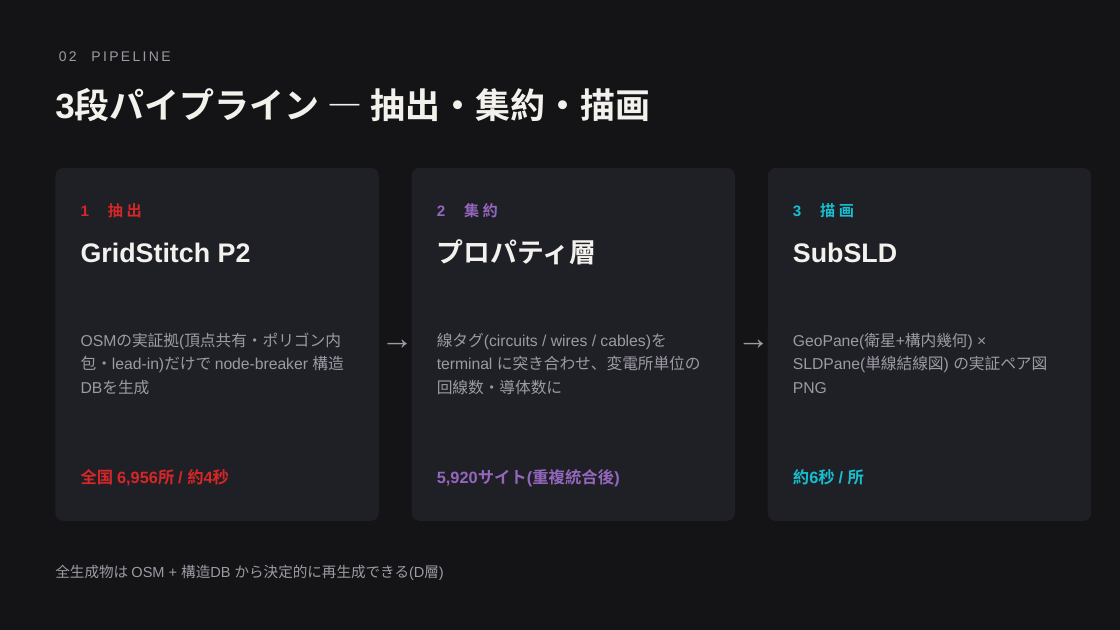
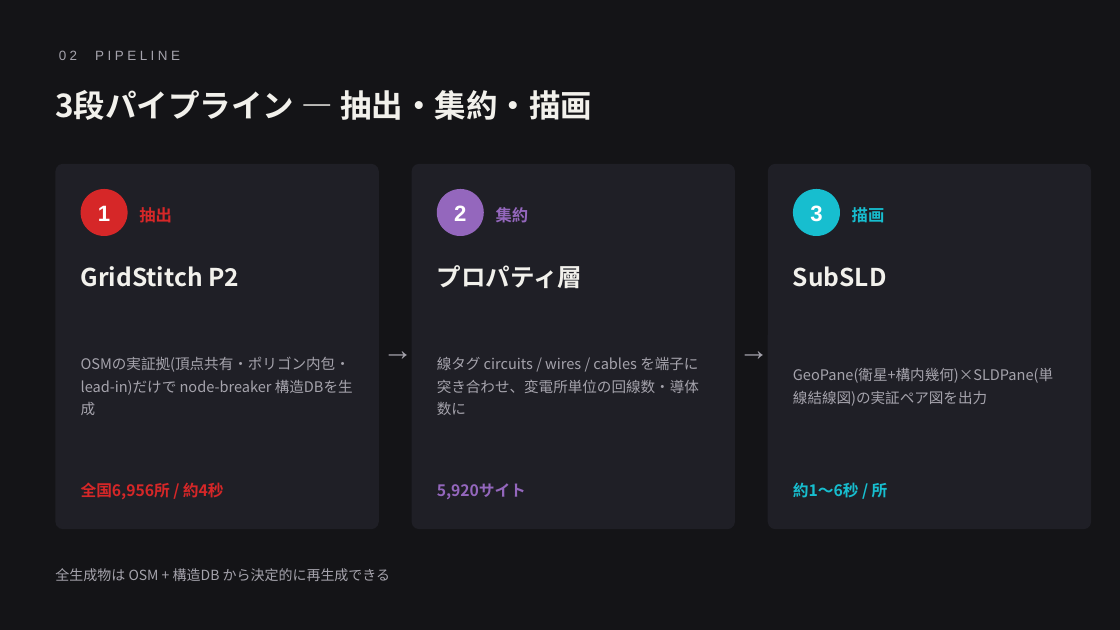
Before and after one commit to lutelute/All-Japan-Grid, a slide deck: slide 4 of docs/slides/subsld/SubSLD法_実証ペア図法.pptx. Drawn at 1120x630 pixels with LibreOffice and Linux fonts; fonts in the diff are those of the drawing. Boxes give left, top, right and bottom in pixels: in the first picture for what was removed or moved away, otherwise in the second. Text is boxed around its words. In the diff, an @@ line names an element or a change of style, - is before the commit and + after.

```diff
--- a/docs/slides/subsld/SubSLD法_実証ペア図法.pptx
+++ b/docs/slides/subsld/SubSLD法_実証ペア図法.pptx
@@ text "02 PIPELINE" at bbox=[59, 50, 180, 60]: size 12 to 11.5 pt, text colour #9C9AA3 to #A5A3AC, letter spacing 2 to 3 pt @@
@@ text "3段パイプライン — 抽出・集約・描画" at bbox=[55, 90, 592, 120]: size 30 to 27 pt, font Arial to Noto Sans CJK JP @@
@@ rounded rectangle: place and size @@
-rounded rectangle at bbox=[55, 168, 379, 521]
+rounded rectangle at bbox=[55, 164, 379, 529]
@@ rounded rectangle: place and size @@
-rounded rectangle at bbox=[412, 168, 735, 521]
+rounded rectangle at bbox=[412, 164, 735, 529]
@@ rounded rectangle: place and size @@
-rounded rectangle at bbox=[768, 168, 1091, 521]
+rounded rectangle at bbox=[768, 164, 1091, 529]
@@ ellipse added at bbox=[81, 189, 128, 236], fill #D62728 @@
@@ text added at bbox=[98, 205, 110, 221], 19 pt, text #FFFFFF, bold @@
+1
@@ text at bbox=[139, 207, 172, 223]: text changed; size 13 to 14 pt; font Arial to Noto Sans CJK JP @@
-1 抽出
+抽出
@@ ellipse added at bbox=[437, 189, 484, 236], fill #9467BD @@
@@ text added at bbox=[454, 205, 466, 221], 19 pt, text #FFFFFF, bold @@
+2
@@ text at bbox=[496, 207, 529, 223]: text changed; size 13 to 14 pt; font Arial to Noto Sans CJK JP @@
-2 集約
+集約
@@ ellipse added at bbox=[793, 189, 840, 236], fill #17BECF @@
@@ text added at bbox=[810, 205, 822, 222], 19 pt, text #FFFFFF, bold @@
+3
@@ text at bbox=[852, 207, 885, 223]: text changed; size 13 to 14 pt; font Arial to Noto Sans CJK JP @@
-3 描画
+描画
@@ text "GridStitch P2": place and size @@
-text "GridStitch P2" at bbox=[81, 242, 251, 263]
+text "GridStitch P2" at bbox=[81, 266, 239, 287]
@@ text "プロパティ層": place and size @@
-text "プロパティ層" at bbox=[437, 239, 596, 265]
+text "プロパティ層" at bbox=[437, 265, 583, 289]
@@ size 23 to 21 pt, font Arial to Noto Sans CJK JP in 3 elements at bbox=[81, 266, 239, 287], bbox=[437, 265, 583, 289], bbox=[793, 266, 887, 287] @@
@@ text "SubSLD": place and size @@
-text "SubSLD" at bbox=[793, 242, 897, 263]
+text "SubSLD" at bbox=[793, 266, 887, 287]
@@ text "OSMの実証拠(頂点共有・ポリゴン内包・lead-in)だけで node-breaker 構造DBを生成": place and size @@
-text "OSMの実証拠(頂点共有・ポリゴン内包・lead-in)だけで node-breaker 構造DBを生成" at bbox=[81, 333, 343, 394]
+text "OSMの実証拠(頂点共有・ポリゴン内包・lead-in)だけで node-breaker 構造DBを生成" at bbox=[81, 357, 353, 395]
@@ text "OSMの実証拠(頂点共有・ポリゴン内包・lead-in)だけで node-breaker 構造DBを生成" at bbox=[81, 357, 353, 395]: size 13.5 to 12.5 pt, font Arial to Noto Sans CJK JP, text colour #9C9AA3 to #A5A3AC; line spacing 20pt to 19pt @@
@@ text "→": place and size @@
-text "→" at bbox=[376, 311, 418, 361]
+text "→" at bbox=[375, 323, 421, 374]
@@ text "→" at bbox=[375, 323, 421, 374]: size 28 to 26 pt, text colour #9C9AA3 to #A5A3AC @@
@@ text "→" at bbox=[731, 323, 777, 374]: size 28 to 26 pt, text colour #9C9AA3 to #A5A3AC @@
@@ text "→": place and size @@
-text "→" at bbox=[733, 311, 775, 361]
+text "→" at bbox=[731, 323, 777, 374]
@@ text at bbox=[437, 357, 699, 415]: text changed; size 13.5 to 12.5 pt; font Arial to Noto Sans CJK JP; text colour #9C9AA3 to #A5A3AC @@
-線タグ(circuits / wires / cables)を terminal に突き合わせ、変電所単位の回線数・導体数に
+線タグ circuits / wires / cables を端子に突き合わせ、変電所単位の回線数・導体数に
@@ text at bbox=[793, 368, 1053, 406]: text changed; size 13.5 to 12.5 pt; font Arial to Noto Sans CJK JP; text colour #9C9AA3 to #A5A3AC @@
-GeoPane(衛星+構内幾何) × SLDPane(単線結線図) の実証ペア図PNG
+GeoPane(衛星+構内幾何)×SLDPane(単線結線図)の実証ペア図を出力
@@ text at bbox=[81, 482, 224, 499]: text changed; size 14 to 13.5 pt; font Arial to Noto Sans CJK JP @@
-全国 6,956所 / 約4秒
+全国6,956所 / 約4秒
@@ text at bbox=[437, 483, 526, 499]: text changed; size 14 to 13.5 pt; font Arial to Noto Sans CJK JP @@
-5,920サイト(重複統合後)
+5,920サイト
@@ text at bbox=[793, 482, 888, 498]: text changed; size 14 to 13.5 pt; font Arial to Noto Sans CJK JP @@
-約6秒 / 所
+約1〜6秒 / 所
@@ text at bbox=[55, 568, 391, 581]: text changed; size 12.5 to 12 pt; font Arial to Noto Sans CJK JP; text colour #9C9AA3 to #A5A3AC @@
-全生成物は OSM + 構造DB から決定的に再生成できる(D層)
+全生成物は OSM + 構造DB から決定的に再生成できる
```
Also in this commit, not shown: 6 other slides changed, 3 slides added, 3 slides removed, 7 other files.
